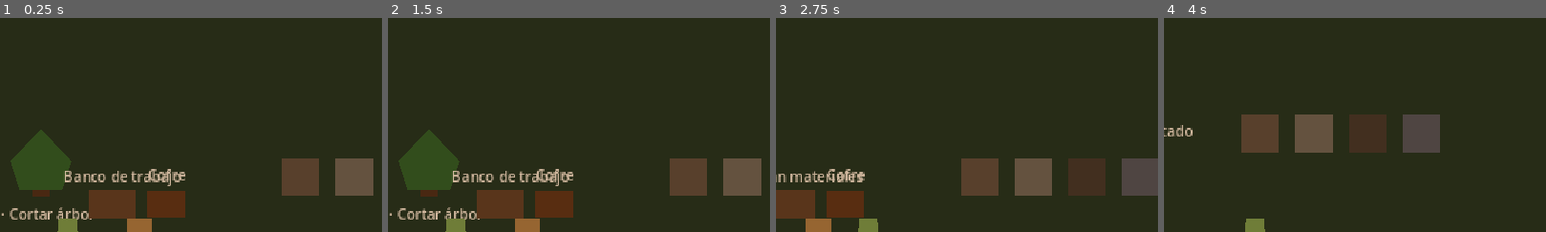
Above: before the commit, frames 1-4 (left to right).
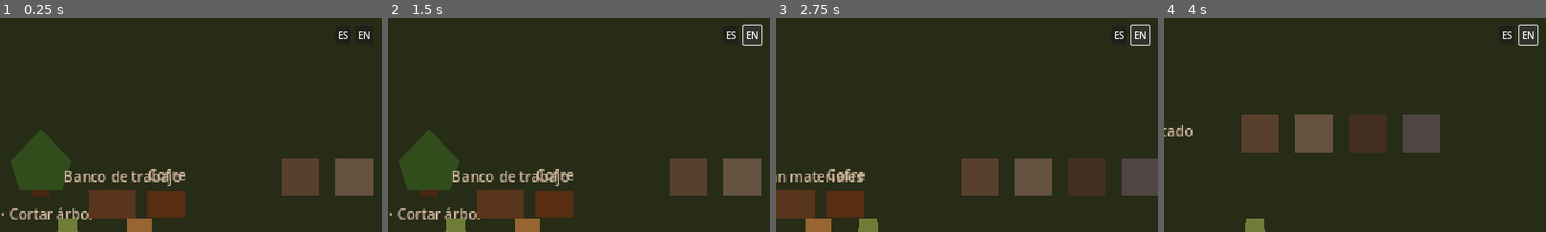
Above: after the commit, the same moments.

Repository: avarap/game1
Game: Godot game, scene res://main.tscn
Same seed, same stepped clock (60 frames per second), same inputs: the game is played once before the commit and once after it.
Inputs (mouse positions are % of the whole screen's width and height, from its top left):
- Up to frame 1 (0.25 s): no input
- Up to frame 2 (1.5 s): click (86, 4) at 0.5 s, where only the run after the commit has a clickable "ES"; click (89, 4) at 1.25 s, where only the run after the commit has a clickable "EN"
- Up to frame 3 (2.75 s): tap Enter at 2 s; hold D (move_right) from 2.03 s (still down); hold E (interact) from 2.03 s (still down)
- Up to frame 4 (4 s): release D (move_right) at 2.78 s; release E (interact) at 2.78 s; hold S (move_down) 2.78-3.53 s; tap E (interact) at 2.85 s; hold D (move_right) from 3.53 s (still down); hold E (interact) from 3.53 s (still down)
The pictures show only the part of the screen within x 41-91%, y 0-50%; the shares and areas given below are measured in that part.

The runs differ from the first frame. In frame 1, 0.1% of the frame differs, in the area x 88-97%, y 6-10%; in frame 2, 0.3%, in the area x 88-98%, y 3-13%; in frame 3, 0.3%; in frame 4, 0.3%.

Commit message:
feat: add bilingual dialogue foundation

Diff:
--- /dev/null
+++ b/data/dialogues/brother_aldren/introduction.tres
@@ -0,0 +1,58 @@
+[gd_resource type="Resource" script_class="DialogueData" load_steps=11 format=3]
+
+[ext_resource type="Script" path="res://systems/dialogue/dialogue_data.gd" id="1_dialogue"]
+[ext_resource type="Script" path="res://systems/dialogue/dialogue_node_data.gd" id="2_node"]
+[ext_resource type="Script" path="res://systems/dialogue/dialogue_option_data.gd" id="3_option"]
+
+[sub_resource type="Resource" id="OptionFirstTask"]
+script = ExtResource("3_option")
+id = &"first_task"
+text_key = &"DIALOGUE_ALDREN_OPTION_FIRST_TASK"
+next_node_id = &"first_task_response"
+
+[sub_resource type="Resource" id="OptionIdentity"]
+script = ExtResource("3_option")
+id = &"identity"
+text_key = &"DIALOGUE_ALDREN_OPTION_IDENTITY"
+next_node_id = &"identity_response"
+
+[sub_resource type="Resource" id="OptionGoodbye"]
+script = ExtResource("3_option")
+id = &"goodbye"
+text_key = &"DIALOGUE_ALDREN_OPTION_GOODBYE"
+next_node_id = &"goodbye_response"
+
+[sub_resource type="Resource" id="NodeIntro"]
+script = ExtResource("2_node")
+id = &"intro"
+speaker_id = &"brother_aldren"
+speaker_name_key = &"NPC_BROTHER_ALDREN_NAME"
+text_key = &"DIALOGUE_ALDREN_INTRO"
+options = Array[ExtResource("3_option")]([SubResource("OptionFirstTask"), SubResource("OptionIdentity"), SubResource("OptionGoodbye")])
+
+[sub_resource type="Resource" id="NodeFirstTask"]
+script = ExtResource("2_node")
+id = &"first_task_response"
+speaker_id = &"brother_aldren"
+speaker_name_key = &"NPC_BROTHER_ALDREN_NAME"
+text_key = &"DIALOGUE_ALDREN_FIRST_TASK_RESPONSE"
+
+[sub_resource type="Resource" id="NodeIdentity"]
+script = ExtResource("2_node")
+id = &"identity_response"
+speaker_id = &"brother_aldren"
+speaker_name_key = &"NPC_BROTHER_ALDREN_NAME"
+text_key = &"DIALOGUE_ALDREN_IDENTITY_RESPONSE"
+
+[sub_resource type="Resource" id="NodeGoodbye"]
+script = ExtResource("2_node")
+id = &"goodbye_response"
+speaker_id = &"brother_aldren"
+speaker_name_key = &"NPC_BROTHER_ALDREN_NAME"
+text_key = &"DIALOGUE_ALDREN_GOODBYE_RESPONSE"
+
+[resource]
+script = ExtResource("1_dialogue")
+id = &"brother_aldren_introduction"
+start_node_id = &"intro"
+nodes = Array[ExtResource("2_node")]([SubResource("NodeIntro"), SubResource("NodeFirstTask"), SubResource("NodeIdentity"), SubResource("NodeGoodbye")])
--- a/project.godot
+++ b/project.godot
@@ -20,6 +20,10 @@
 window/size/window_height_override=720
 window/stretch/mode="canvas_items"
 
+[internationalization]
+locale/fallback="en"
+locale/translations=PackedStringArray("res://localization/en.po", "res://localization/es.po")
+
 [rendering]
 renderer/rendering_method="gl_compatibility"
 renderer/rendering_method.mobile="gl_compatibility"
--- /dev/null
+++ b/systems/dialogue/dialogue_condition_data.gd
@@ -0,0 +1,11 @@
+class_name DialogueConditionData
+extends Resource
+
+@export var flag: StringName
+@export var expected_value: bool = true
+
+
+func matches(context: Dictionary) -> bool:
+	if flag.is_empty():
+		return true
+	return bool(context.get(flag, false)) == expected_value
--- /dev/null
+++ b/systems/dialogue/dialogue_data.gd
@@ -0,0 +1,24 @@
+class_name DialogueData
+extends Resource
+
+@export var id: StringName
+@export var start_node_id: StringName
+@export var nodes: Array[DialogueNodeData] = []
+
+
+func find_node(node_id: StringName) -> DialogueNodeData:
+	for node in nodes:
+		if node != null and node.id == node_id:
+			return node
+	return null
+
+
+func is_valid() -> bool:
+	if id.is_empty() or start_node_id.is_empty() or nodes.is_empty():
+		return false
+	var seen_ids: Dictionary = {}
+	for node in nodes:
+		if node == null or not node.is_valid() or seen_ids.has(node.id):
+			return false
+		seen_ids[node.id] = true
+	return find_node(start_node_id) != null
--- /dev/null
+++ b/systems/dialogue/dialogue_node_data.gd
@@ -0,0 +1,26 @@
+class_name DialogueNodeData
+extends Resource
+
+@export var id: StringName
+@export var speaker_id: StringName
+@export var speaker_name_key: StringName
+@export var text_key: StringName
+@export var next_node_id: StringName
+@export var options: Array[DialogueOptionData] = []
+
+
+func get_available_options(context: Dictionary) -> Array[DialogueOptionData]:
+	var result: Array[DialogueOptionData] = []
+	for option in options:
+		if option != null and option.is_available(context):
+			result.append(option)
+	return result
+
+
+func is_valid() -> bool:
+	if id.is_empty() or text_key.is_empty():
+		return false
+	for option in options:
+		if option == null or not option.is_valid():
+			return false
+	return true
--- /dev/null
+++ b/systems/dialogue/dialogue_option_data.gd
@@ -0,0 +1,18 @@
+class_name DialogueOptionData
+extends Resource
+
+@export var id: StringName
+@export var text_key: StringName
+@export var next_node_id: StringName
+@export var conditions: Array[DialogueConditionData] = []
+
+
+func is_available(context: Dictionary) -> bool:
+	for condition in conditions:
+		if condition != null and not condition.matches(context):
+			return false
+	return true
+
+
+func is_valid() -> bool:
+	return not id.is_empty() and not text_key.is_empty()
--- /dev/null
+++ b/systems/dialogue/dialogue_service.gd
@@ -0,0 +1,58 @@
+class_name DialogueService
+extends RefCounted
+
+var dialogue: DialogueData
+var current_node: DialogueNodeData
+var context: Dictionary = {}
+
+
+func start(dialogue_data: DialogueData, dialogue_context: Dictionary = {}) -> bool:
+	clear()
+	if dialogue_data == null or not dialogue_data.is_valid():
+		return false
+	dialogue = dialogue_data
+	context = dialogue_context.duplicate(true)
+	current_node = dialogue.find_node(dialogue.start_node_id)
+	return current_node != null
+
+
+func get_available_options() -> Array[DialogueOptionData]:
+	if current_node == null:
+		return []
+	return current_node.get_available_options(context)
+
+
+func choose_option(option_id: StringName) -> bool:
+	for option in get_available_options():
+		if option.id == option_id:
+			return _go_to(option.next_node_id)
+	return false
+
+
+func advance() -> bool:
+	if current_node == null:
+		return false
+	return _go_to(current_node.next_node_id)
+
+
+func is_active() -> bool:
+	return dialogue != null and current_node != null
+
+
+func clear() -> void:
+	dialogue = null
+	current_node = null
+	context.clear()
+
+
+func _go_to(node_id: StringName) -> bool:
+	if node_id.is_empty():
+		clear()
+		return true
+	if dialogue == null:
+		return false
+	var next_node := dialogue.find_node(node_id)
+	if next_node == null:
+		return false
+	current_node = next_node
+	return true
--- /dev/null
+++ b/systems/localization/localization_service.gd
@@ -0,0 +1,33 @@
+class_name LocalizationService
+extends RefCounted
+
+const FALLBACK_LOCALE: StringName = &"en"
+const SUPPORTED_LOCALES: Array[StringName] = [&"en", &"es"]
+
+
+static func normalize_locale(locale: String) -> StringName:
+	var normalized := locale.strip_edges().to_lower().replace("-", "_")
+	var parts := normalized.split("_", false)
+	if parts.is_empty():
+		return FALLBACK_LOCALE
+	return StringName(parts[0])
+
+
+static func is_supported(locale: String) -> bool:
+	return normalize_locale(locale) in SUPPORTED_LOCALES
+
+
+static func set_locale(locale: String) -> bool:
+	var normalized := normalize_locale(locale)
+	if normalized not in SUPPORTED_LOCALES:
+		return false
+	TranslationServer.set_locale(String(normalized))
+	return true
+
+
+static func get_locale() -> StringName:
+	return normalize_locale(TranslationServer.get_locale())
+
+
+static func translate_key(key: StringName) -> String:
+	return String(TranslationServer.translate(key))
--- a/tests/run_tests.gd
+++ b/tests/run_tests.gd
@@ -13,6 +13,8 @@
 	_run_suite("NPCNavigation", TestNPCNavigation.run(), failures)
 	_run_suite("NPCRoutines", TestNPCRoutines.run(), failures)
 	_run_suite("SimulationAcceptance", TestSimulationAcceptance.run(), failures)
+	_run_suite("DialogueFoundation", TestDialogueFoundation.run(), failures)
+	_run_suite("DialogueGameplay", TestDialogueGameplay.run(), failures)
 	_run_suite("PlayerMovement", TestPlayerMovement.run(), failures)
 	_run_suite("WalkingPrototype", TestWalkingPrototype.run(), failures)
 	_run_suite("InventoryModel", TestInventoryModel.run(), failures)
--- /dev/null
+++ b/tests/test_dialogue_foundation.gd
@@ -0,0 +1,63 @@
+class_name TestDialogueFoundation
+extends RefCounted
+
+
+static func run() -> Array[String]:
+	var failures: Array[String] = []
+	var previous_locale := TranslationServer.get_locale()
+	_test_localization(failures)
+	_test_conditions(failures)
+	_test_dialogue_graph(failures)
+	TranslationServer.set_locale(previous_locale)
+	return failures
+
+
+static func _test_localization(failures: Array[String]) -> void:
+	if not LocalizationService.set_locale("es"):
+		failures.append("Spanish should be a supported locale")
+	if LocalizationService.translate_key(&"NPC_BROTHER_ALDREN_NAME") != "Hermano Aldren":
+		failures.append("Spanish translation should resolve through TranslationServer")
+	if not LocalizationService.set_locale("en"):
+		failures.append("English should be a supported locale")
+	if LocalizationService.translate_key(&"NPC_BROTHER_ALDREN_NAME") != "Brother Aldren":
+		failures.append("English translation should resolve through TranslationServer")
+	if LocalizationService.set_locale("fr"):
+		failures.append("Unsupported locales should be rejected explicitly")
+
+
+static func _test_conditions(failures: Array[String]) -> void:
+	var condition := DialogueConditionData.new()
+	condition.flag = &"cemetery_repaired"
+	condition.expected_value = true
+	if condition.matches({&"cemetery_repaired": false}):
+		failures.append("Dialogue condition should reject a mismatched flag")
+	if not condition.matches({&"cemetery_repaired": true}):
+		failures.append("Dialogue condition should accept a matching flag")
+
+
+static func _test_dialogue_graph(failures: Array[String]) -> void:
+	var dialogue := load(
+		"res://data/dialogues/brother_aldren/introduction.tres"
+	) as DialogueData
+	if dialogue == null or not dialogue.is_valid():
+		failures.append("Brother Aldren dialogue should load as valid DialogueData")
+		return
+
+	var service := DialogueService.new()
+	if not service.start(dialogue):
+		failures.append("DialogueService should start a valid dialogue")
+		return
+	if service.current_node.id != &"intro":
+		failures.append("Dialogue should start at its configured start node")
+	if service.get_available_options().size() != 3:
+		failures.append("Intro node should expose its three data-driven options")
+	if not service.choose_option(&"identity"):
+		failures.append("Choosing an available option should advance the dialogue")
+	elif service.current_node.id != &"identity_response":
+		failures.append("Dialogue option should resolve its configured next node")
+
+	var node_before_locale_change := service.current_node.id
+	LocalizationService.set_locale("es")
+	LocalizationService.set_locale("en")
+	if service.current_node.id != node_before_locale_change:
+		failures.append("Changing language must not mutate dialogue graph state")
--- /dev/null
+++ b/tests/test_dialogue_gameplay.gd
@@ -0,0 +1,54 @@
+class_name TestDialogueGameplay
+extends RefCounted
+
+
+static func run() -> Array[String]:
+	var failures: Array[String] = []
+	var previous_locale := TranslationServer.get_locale()
+	var tree := Engine.get_main_loop() as SceneTree
+	var world_scene := load("res://world/world.tscn") as PackedScene
+	if tree == null or world_scene == null:
+		failures.append("Dialogue gameplay test requires SceneTree and world scene")
+		return failures
+
+	var world := world_scene.instantiate()
+	tree.root.add_child(world)
+	var player := world.get_node_or_null("Player")
+	var aldren := world.get_node_or_null("BrotherAldren")
+	var controller := world.get_node_or_null("DialogueLayer") as DialogueController
+	var interactable: DialogueInteractable
+	if aldren != null:
+		interactable = aldren.get_node_or_null("DialogueInteractable") as DialogueInteractable
+
+	if player == null or controller == null or interactable == null:
+		failures.append("World should expose player, dialogue UI and Aldren interaction")
+		world.free()
+		TranslationServer.set_locale(previous_locale)
+		return failures
+	if interactable.dialogue == null or not interactable.dialogue.is_valid():
+		failures.append("Aldren interaction should reference valid DialogueData")
+
+	controller.set_locale("es")
+	interactable.interact(player)
+	if not controller.is_dialogue_active():
+		failures.append("Interacting with Aldren should open the dialogue UI")
+	if controller.get_current_speaker_text() != "Hermano Aldren":
+		failures.append("Dialogue UI should render the Spanish speaker name")
+	if not controller.get_current_body_text().begins_with("Ah, el nuevo cuidador"):
+		failures.append("Dialogue UI should render the Spanish dialogue text")
+
+	if not controller.select_option(&"identity"):
+		failures.append("Playable dialogue should accept a data-driven option")
+	controller.set_locale("en")
+	if controller.get_current_speaker_text() != "Brother Aldren":
+		failures.append("Runtime language switch should refresh the speaker name")
+	if not controller.get_current_body_text().begins_with("Brother Aldren."):
+		failures.append("Runtime language switch should refresh the active node text")
+
+	controller.close_dialogue()
+	if controller.is_dialogue_active():
+		failures.append("Dialogue should close without mutating its data resource")
+
+	world.free()
+	TranslationServer.set_locale(previous_locale)
+	return failures
--- /dev/null
+++ b/ui/dialogue/dialogue_controller.gd
@@ -0,0 +1,123 @@
+class_name DialogueController
+extends CanvasLayer
+
+var service := DialogueService.new()
+
+@onready var dialogue_panel: PanelContainer = $DialoguePanel
+@onready var speaker_label: Label = $DialoguePanel/Margin/VBox/Speaker
+@onready var body_label: Label = $DialoguePanel/Margin/VBox/Body
+@onready var options_container: VBoxContainer = $DialoguePanel/Margin/VBox/Options
+@onready var spanish_button: Button = $LanguageSelector/Spanish
+@onready var english_button: Button = $LanguageSelector/English
+
+
+func _enter_tree() -> void:
+	add_to_group("dialogue_controller")
+
+
+func _ready() -> void:
+	dialogue_panel.hide()
+	spanish_button.pressed.connect(_on_spanish_pressed)
+	english_button.pressed.connect(_on_english_pressed)
+
+
+func start_dialogue(dialogue: DialogueData, context: Dictionary = {}) -> bool:
+	if not service.start(dialogue, context):
+		dialogue_panel.hide()
+		return false
+	dialogue_panel.show()
+	_render_current_node()
+	return true
+
+
+func select_option(option_id: StringName) -> bool:
+	if not service.choose_option(option_id):
+		return false
+	if service.is_active():
+		_render_current_node()
+	else:
+		dialogue_panel.hide()
+	return true
+
+
+func set_locale(locale: String) -> bool:
+	if not LocalizationService.set_locale(locale):
+		return false
+	if service.is_active():
+		_render_current_node()
+	return true
+
+
+func close_dialogue() -> void:
+	service.clear()
+	dialogue_panel.hide()
+
+
+func is_dialogue_active() -> bool:
+	return service.is_active() and dialogue_panel.visible
+
+
+func get_current_body_text() -> String:
+	return body_label.text
+
+
+func get_current_speaker_text() -> String:
+	return speaker_label.text
+
+
+func _notification(what: int) -> void:
+	if what == NOTIFICATION_TRANSLATION_CHANGED and is_node_ready() and service.is_active():
+		_render_current_node()
+
+
+func _render_current_node() -> void:
+	var node := service.current_node
+	if node == null:
+		dialogue_panel.hide()
+		return
+
+	speaker_label.text = LocalizationService.translate_key(node.speaker_name_key)
+	body_label.text = LocalizationService.translate_key(node.text_key)
+	_clear_options()
+
+	var options := service.get_available_options()
+	for option in options:
+		var button := Button.new()
+		button.text = LocalizationService.translate_key(option.text_key)
+		button.pressed.connect(_on_option_pressed.bind(option.id))
+		options_container.add_child(button)
+
+	if options.is_empty():
+		var button := Button.new()
+		if node.next_node_id.is_empty():
+			button.text = LocalizationService.translate_key(&"UI_DIALOGUE_CLOSE")
+			button.pressed.connect(close_dialogue)
+		else:
+			button.text = LocalizationService.translate_key(&"UI_DIALOGUE_CONTINUE")
+			button.pressed.connect(_on_continue_pressed)
+		options_container.add_child(button)
+
+
+func _clear_options() -> void:
+	for child in options_container.get_children():
+		options_container.remove_child(child)
+		child.free()
+
+
+func _on_option_pressed(option_id: StringName) -> void:
+	select_option(option_id)
+
+
+func _on_continue_pressed() -> void:
+	if service.advance() and service.is_active():
+		_render_current_node()
+	else:
+		dialogue_panel.hide()
+
+
+func _on_spanish_pressed() -> void:
+	set_locale("es")
+
+
+func _on_english_pressed() -> void:
+	set_locale("en")
--- /dev/null
+++ b/ui/dialogue/dialogue_layer.tscn
@@ -0,0 +1,46 @@
+[gd_scene load_steps=2 format=3]
+
+[ext_resource type="Script" path="res://ui/dialogue/dialogue_controller.gd" id="1_controller"]
+
+[node name="DialogueLayer" type="CanvasLayer"]
+layer = 20
+script = ExtResource("1_controller")
+
+[node name="LanguageSelector" type="HBoxContainer" parent="."]
+offset_left = 1088.0
+offset_top = 16.0
+offset_right = 1264.0
+offset_bottom = 48.0
+theme_override_constants/separation = 8
+
+[node name="Spanish" type="Button" parent="LanguageSelector"]
+text = "ES"
+
+[node name="English" type="Button" parent="LanguageSelector"]
+text = "EN"
+
+[node name="DialoguePanel" type="PanelContainer" parent="."]
+offset_left = 160.0
+offset_top = 500.0
+offset_right = 1120.0
+offset_bottom = 690.0
+
+[node name="Margin" type="MarginContainer" parent="DialoguePanel"]
+theme_override_constants/margin_left = 18
+theme_override_constants/margin_top = 14
+theme_override_constants/margin_right = 18
+theme_override_constants/margin_bottom = 14
+
+[node name="VBox" type="VBoxContainer" parent="DialoguePanel/Margin"]
+theme_override_constants/separation = 8
+
+[node name="Speaker" type="Label" parent="DialoguePanel/Margin/VBox"]
+text = "Speaker"
+
+[node name="Body" type="Label" parent="DialoguePanel/Margin/VBox"]
+custom_minimum_size = Vector2(0, 64)
+text = "Dialogue"
+autowrap_mode = 2
+
+[node name="Options" type="VBoxContainer" parent="DialoguePanel/Margin/VBox"]
+theme_override_constants/separation = 4
--- /dev/null
+++ b/world/interactables/dialogue_interactable.gd
@@ -0,0 +1,12 @@
+class_name DialogueInteractable
+extends Interactable
+
+@export var dialogue: DialogueData
+
+
+func _on_interact(_actor: Node) -> void:
+	if dialogue == null or not is_inside_tree():
+		return
+	var controller := get_tree().get_first_node_in_group("dialogue_controller")
+	if controller != null and controller.has_method("start_dialogue"):
+		controller.call("start_dialogue", dialogue)
--- a/world/npcs/brother_aldren.tscn
+++ b/world/npcs/brother_aldren.tscn
@@ -1,12 +1,17 @@
-[gd_scene load_steps=5 format=3]
+[gd_scene load_steps=8 format=3]
 
 [ext_resource type="Script" path="res://world/npcs/npc_controller.gd" id="1_controller"]
 [ext_resource type="Resource" path="res://data/npcs/brother_aldren.tres" id="2_data"]
 [ext_resource type="Resource" path="res://data/npcs/brother_aldren_schedule.tres" id="3_schedule"]
+[ext_resource type="Script" path="res://world/interactables/dialogue_interactable.gd" id="4_dialogue_interactable"]
+[ext_resource type="Resource" path="res://data/dialogues/brother_aldren/introduction.tres" id="5_dialogue"]
 
 [sub_resource type="CapsuleShape2D" id="NPC_shape"]
 radius = 10.0
 height = 28.0
+
+[sub_resource type="CircleShape2D" id="Dialogue_shape"]
+radius = 28.0
 
 [node name="BrotherAldren" type="CharacterBody2D"]
 collision_layer = 4
@@ -27,3 +32,13 @@
 target_desired_distance = 8.0
 radius = 10.0
 avoidance_enabled = false
+
+[node name="DialogueInteractable" type="Area2D" parent="."]
+collision_layer = 2
+collision_mask = 0
+script = ExtResource("4_dialogue_interactable")
+prompt = "Talk"
+dialogue = ExtResource("5_dialogue")
+
+[node name="CollisionShape2D" type="CollisionShape2D" parent="DialogueInteractable"]
+shape = SubResource("Dialogue_shape")
--- a/world/world.tscn
+++ b/world/world.tscn
@@ -12,6 +12,7 @@
 [ext_resource type="Script" path="res://world/simulation/day_night_controller.gd" id="10_day_night"]
 [ext_resource type="Script" path="res://world/navigation/world_navigation_region.gd" id="11_navigation"]
 [ext_resource type="PackedScene" path="res://world/npcs/brother_aldren.tscn" id="12_aldren"]
+[ext_resource type="PackedScene" path="res://ui/dialogue/dialogue_layer.tscn" id="13_dialogue"]
 
 [sub_resource type="RectangleShape2D" id="Wall_horizontal"]
 size = Vector2(1600, 32)
@@ -41,6 +42,8 @@
 
 [node name="DayNightCycle" type="CanvasModulate" parent="."]
 script = ExtResource("10_day_night")
+
+[node name="DialogueLayer" parent="." instance=ExtResource("13_dialogue")]
 
 [node name="NavigationRegion" type="NavigationRegion2D" parent="."]
 script = ExtResource("11_navigation")
Not shown, added: localization/en.po
Not shown, added: localization/es.po
Not shown: 1 places in world/world.tscn that only renumber resources
Not shown, changed: .github/workflows/ci.yml
